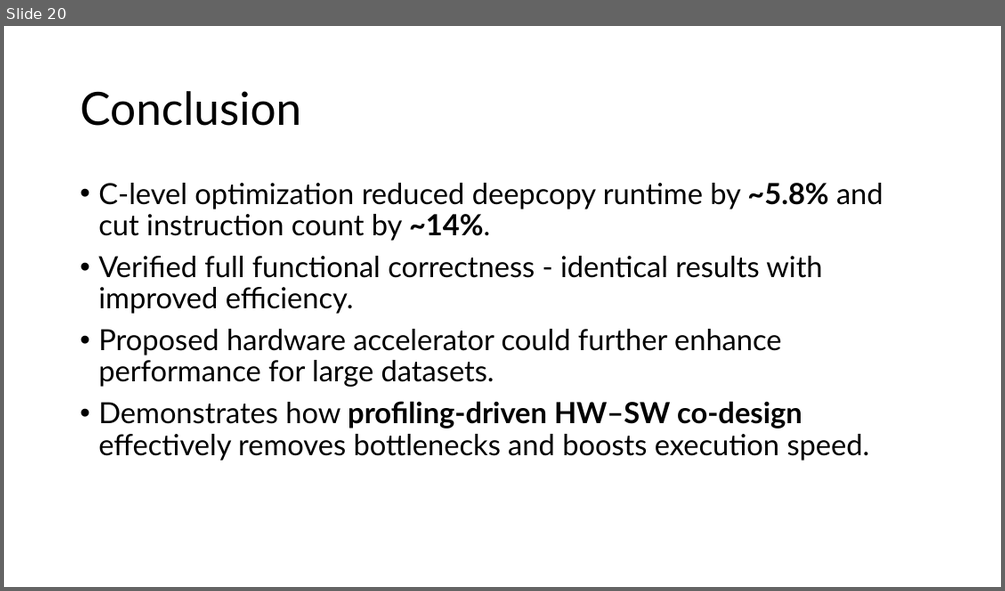
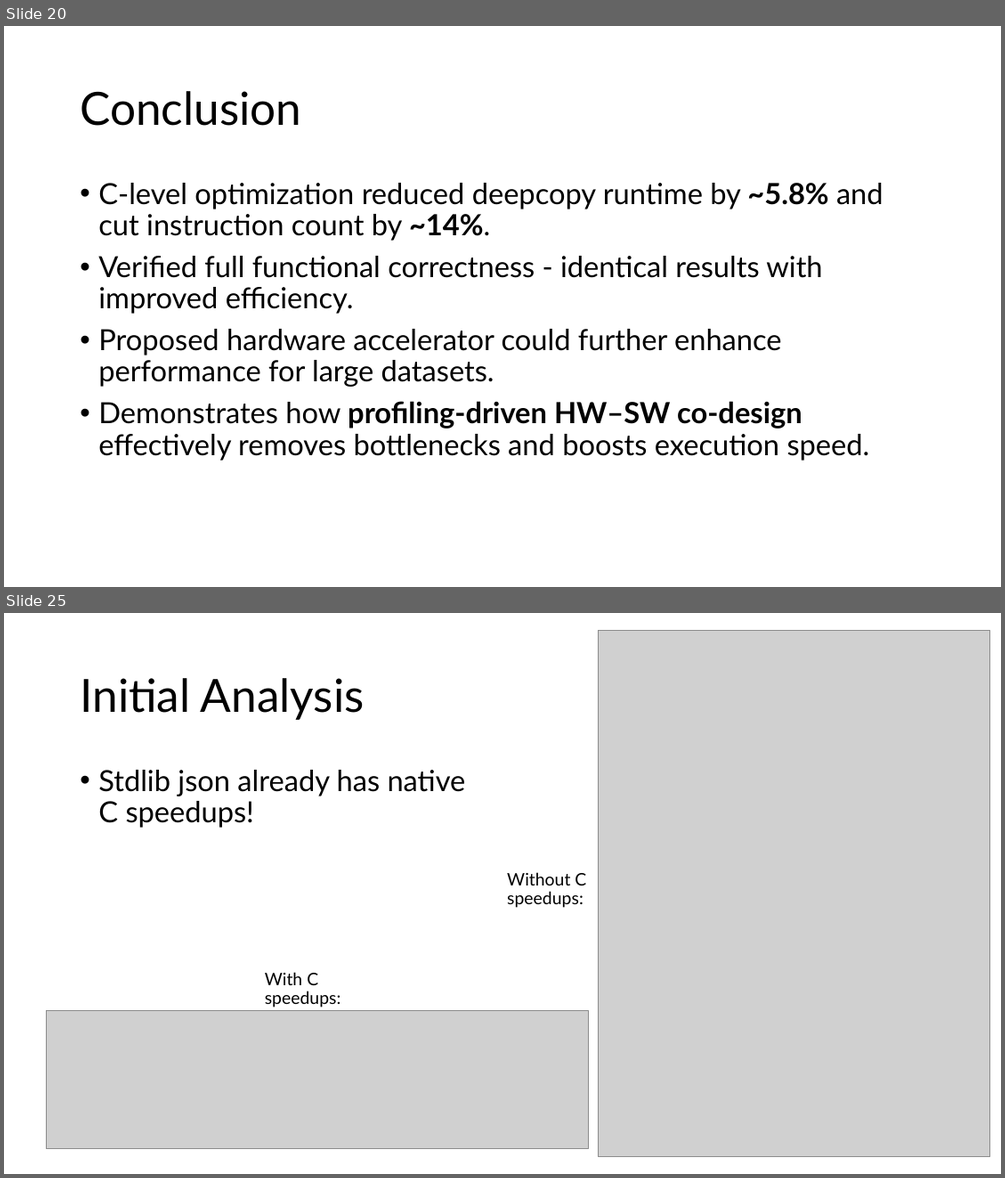
Before and after one commit to Dorknafo7/HW-SW-Co-Design-Project, a slide deck: project_presentation.pptx. Shown one above the other, each under a label of ours: slide 20 before the commit, slides 20 and 25 after it; the slides between them are not shown. The pictures are 1005x591 and 1005x1178 pixels, drawn with LibreOffice and Linux fonts; fonts in the diff are those of the drawing; grey boxes stand for pictures. Boxes give left, top, right and bottom in pixels: in the first picture for what was removed or moved away, otherwise in the second. Text is boxed around its words. In the diff, an @@ line names an element or a change of style, - is before the commit and + after.

Commit message:
ppt update - add json_dumps presentation

```diff
--- a/project_presentation.pptx
+++ b/project_presentation.pptx
@@ slide 25 added at [4,613,1001,1174], background #FFFFFF @@
@@ picture added at [598,631,990,1157] @@
@@ title added at [80,678,364,720], 44 pt, text #000000 @@
+Initial Analysis
@@ text added at [98,770,466,827], 28 pt, text #000000 @@
+• Stdlib json already has native C speedups!
@@ text added at [507,872,586,908], 16.6 pt, text #000000 @@
+Without C speedups:
@@ text added at [265,972,341,1007], 16.6 pt, text #000000 @@
+With C speedups:
@@ picture added at [47,1010,589,1149] @@
```
Also in this commit, not shown: 17 other slides added.
